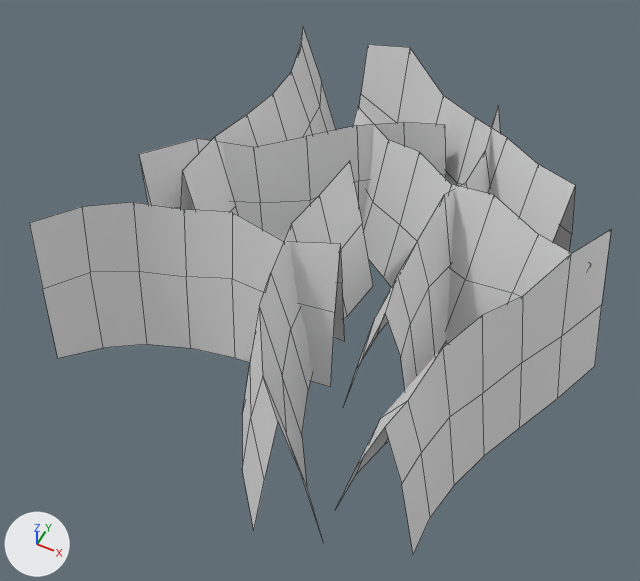
One commit to the FBX model Assets/grass.fbx: the scene before it, then after it.
The view is the same before and after, from a 50 mm lens placed at (0.784, -1.849, 2.259), pointed at (-0.048, -0.185, 0.18). The lights are fixed; the arrows at lower left show +X, +Y and +Z. Mesh edges are drawn as thin lines.

The first picture shows 'grass'.
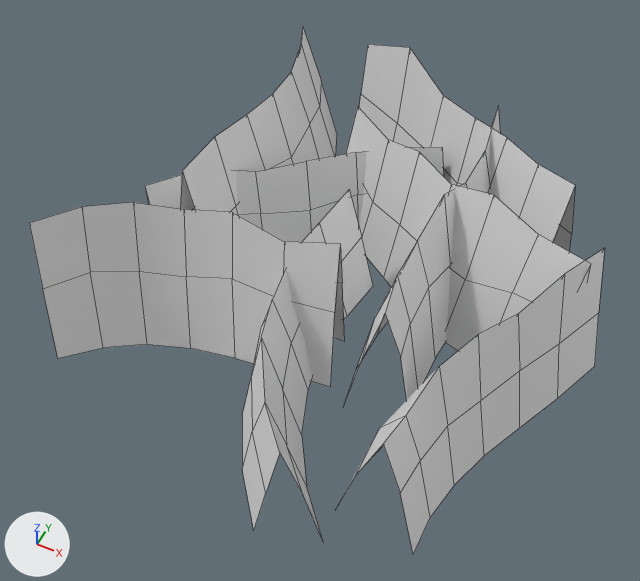
Commit message: tweaked grass

Pixel boxes (x1, y1, x2, y2) of what changed, in the pictures (640 x 581 px; the box of a moved part takes in the faces that stretch with it):
'grass', reshaped
    before: (29, 28, 611, 554)
    after: (29, 28, 605, 554)
part 1 of me_plane, moved or reshaped
    before: (139, 122, 446, 241)
    after: (145, 147, 444, 242)
part 2 of me_plane, moved or reshaped
    before: (242, 161, 373, 537)
    after: (242, 190, 373, 541)
part 3 of me_plane, moved or reshaped
    before: (338, 230, 611, 554)
    after: (338, 248, 605, 554)

The edits, one by one:
me_plane has 280 vertices, 192 faces and spans x -0.83..0.8, y -0.91..0.86, z 0.0..0.58.
me_plane is used by ob_grass; location (0.0, 0.0, 0.0).
me_plane part 1: the loose piece of 35 vertices spanning x -0.73..0.16, y -0.25..0.58, z 0.0..0.53 is scaled about the mesh origin by (1, 1, 0.758).
me_plane part 2: the loose piece of 35 vertices spanning x -0.19..0.3, y -0.91..0.09, z 0.0..0.58 is scaled about the mesh origin by (1, 1, 0.774).
me_plane part 3: the loose piece of 35 vertices spanning x 0.29..0.8, y -0.78..0.09, z 0.0..0.56 is scaled about the mesh origin by (1, 1, 0.863).
